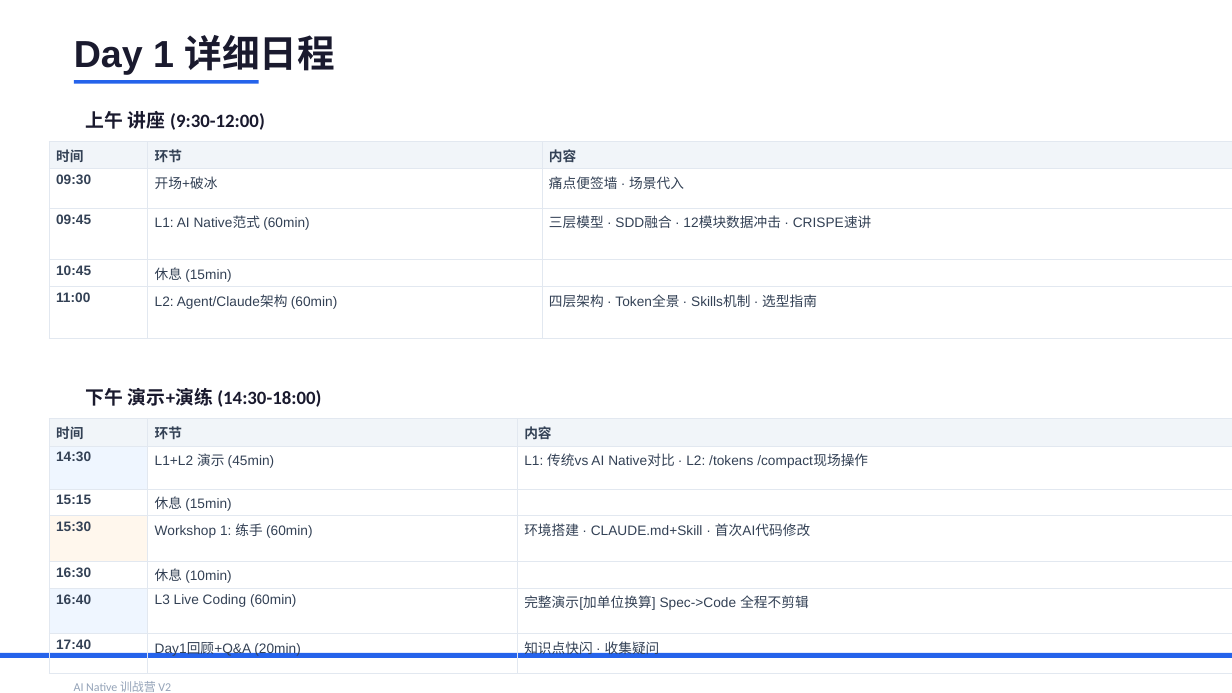
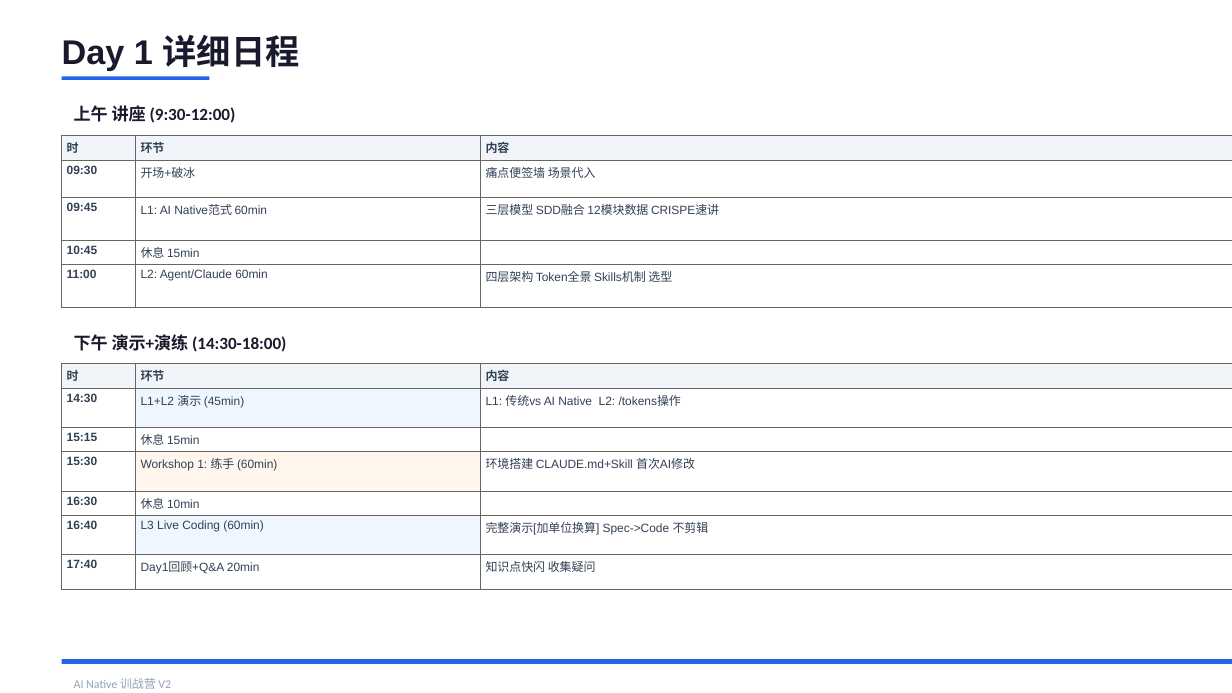
Before and after one commit to JungleTestLabs/ai-coding-training, a slide deck: slide 3 of docs/AI-Native-训战营-介绍与日程.pptx. Drawn at 1232x693 pixels with LibreOffice and Linux fonts; fonts in the diff are those of the drawing. Boxes give left, top, right and bottom in pixels: in the first picture for what was removed or moved away, otherwise in the second. Text is boxed around its words. In the diff, an @@ line names an element or a change of style, - is before the commit and + after.

```diff
--- a/docs/AI-Native-训战营-介绍与日程.pptx
+++ b/docs/AI-Native-训战营-介绍与日程.pptx
@@ text "Day 1 详细日程": place and size @@
-text "Day 1 详细日程" at (74, 35, 335, 74)
+text "Day 1 详细日程" at (62, 35, 300, 70)
@@ text "Day 1 详细日程" at (62, 35, 300, 70): size 22 to 20 pt @@
@@ rectangle: place and size @@
-rectangle at (74, 80, 259, 84)
+rectangle at (62, 76, 209, 80)
@@ text "上午 讲座 (9:30-12:00)": place and size @@
-text "上午 讲座 (9:30-12:00)" at (86, 111, 265, 130)
+text "上午 讲座 (9:30-12:00)" at (74, 105, 236, 123)
@@ text "上午 讲座 (9:30-12:00)" at (74, 105, 236, 123): size 11 to 10 pt @@
@@ table at (62, 136, 1232, 286) @@
-row 1, column 1: 时间
+row 1, column 1: 时
-row 2, column 3: 痛点便签墙 · 场景代入
+row 2, column 3: 痛点便签墙 场景代入
-row 3, column 2: L1: AI Native范式 (60min)
+row 3, column 2: L1: AI Native范式 60min
-row 3, column 3: 三层模型 · SDD融合 · 12模块数据冲击 · CRISPE速讲
+row 3, column 3: 三层模型 SDD融合 12模块数据 CRISPE速讲
-row 4, column 2: 休息 (15min)
+row 4, column 2: 休息 15min
-row 5, column 2: L2: Agent/Claude架构 (60min)
+row 5, column 2: L2: Agent/Claude 60min
-row 5, column 3: 四层架构 · Token全景 · Skills机制 · 选型指南
+row 5, column 3: 四层架构 Token全景 Skills机制 选型
@@ size 8 to 7 pt in "环节", "内容", "09:30", "开场+破冰" and 3 more places @@
@@ borders changed @@
@@ table: place and size @@
-table at (49, 142, 1232, 313)
+table at (62, 136, 1232, 286)
@@ text "下午 演示+演练 (14:30-18:00)" at (74, 334, 286, 352): size 11 to 10 pt @@
@@ text "下午 演示+演练 (14:30-18:00)": place and size @@
-text "下午 演示+演练 (14:30-18:00)" at (86, 388, 321, 407)
+text "下午 演示+演练 (14:30-18:00)" at (74, 334, 286, 352)
@@ table at (62, 363, 1232, 578) @@
-row 1, column 1: 时间
+row 1, column 1: 时
-row 2, column 3: L1: 传统vs AI Native对比 · L2: /tokens /compact现场操作
+row 2, column 3: L1: 传统vs AI Native L2: /tokens操作
-row 3, column 2: 休息 (15min)
+row 3, column 2: 休息 15min
-row 4, column 3: 环境搭建 · CLAUDE.md+Skill · 首次AI代码修改
+row 4, column 3: 环境搭建 CLAUDE.md+Skill 首次AI修改
-row 5, column 2: 休息 (10min)
+row 5, column 2: 休息 10min
-row 6, column 3: 完整演示[加单位换算] Spec->Code 全程不剪辑
+row 6, column 3: 完整演示[加单位换算] Spec->Code 不剪辑
-row 7, column 2: Day1回顾+Q&A (20min)
+row 7, column 2: Day1回顾+Q&A 20min
-row 7, column 3: 知识点快闪 · 收集疑问
+row 7, column 3: 知识点快闪 收集疑问
@@ fill #EFF6FF to none in 2 cells @@
@@ fill none to #EFF6FF in 2 cells @@
@@ fill #FFF7ED to none in row 4, column 1 @@
@@ fill none to #FFF7ED in row 4, column 2 @@
@@ size 8 to 7 pt in "环节", "内容", "14:30", "L1+L2 演示 (45min)" and 7 more places @@
@@ borders changed @@
@@ table: place and size @@
-table at (49, 419, 1232, 661)
+table at (62, 363, 1232, 578)
@@ rectangle: place and size @@
-rectangle at (0, 653, 1232, 658)
+rectangle at (62, 659, 1232, 664)
```
Also in this commit, not shown: 5 other slides changed.
